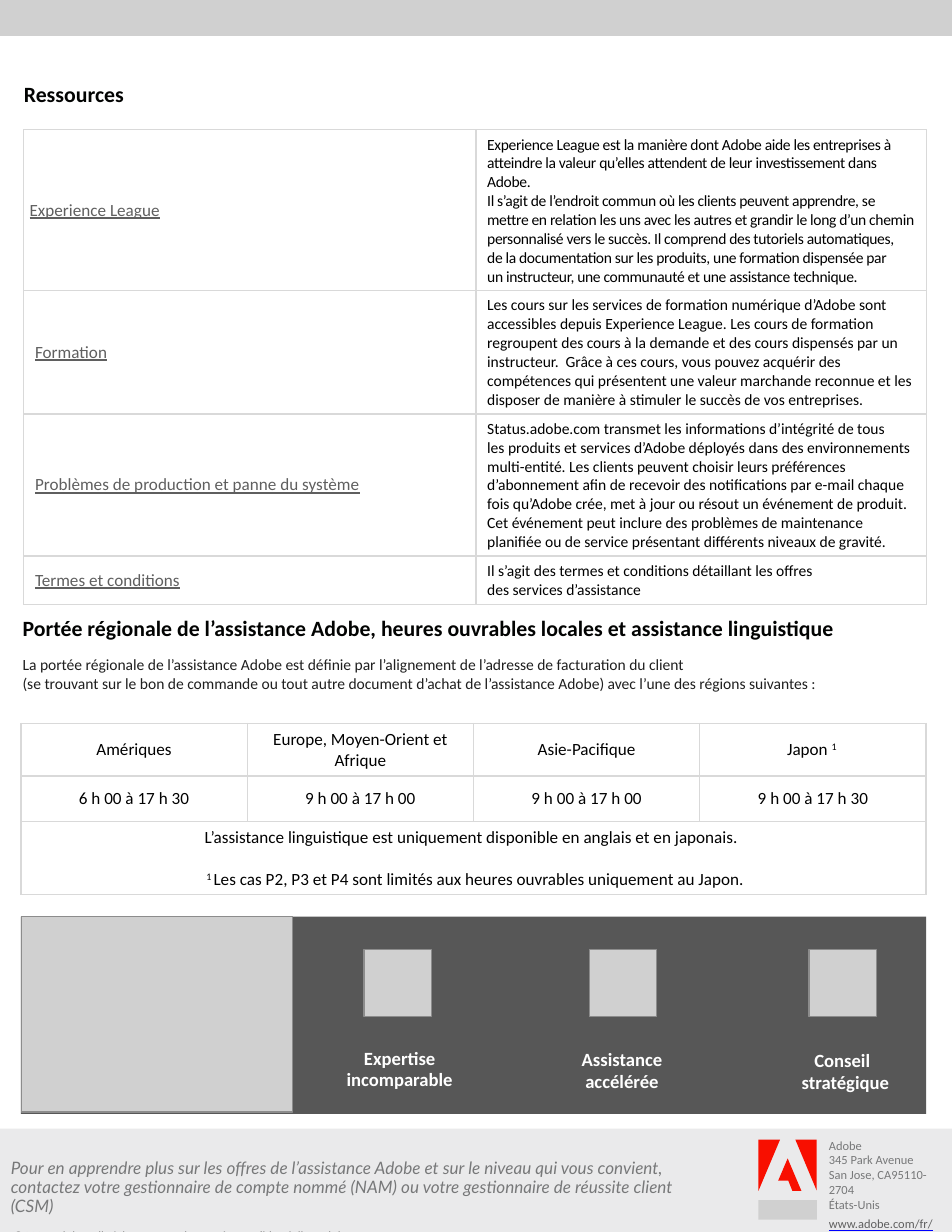
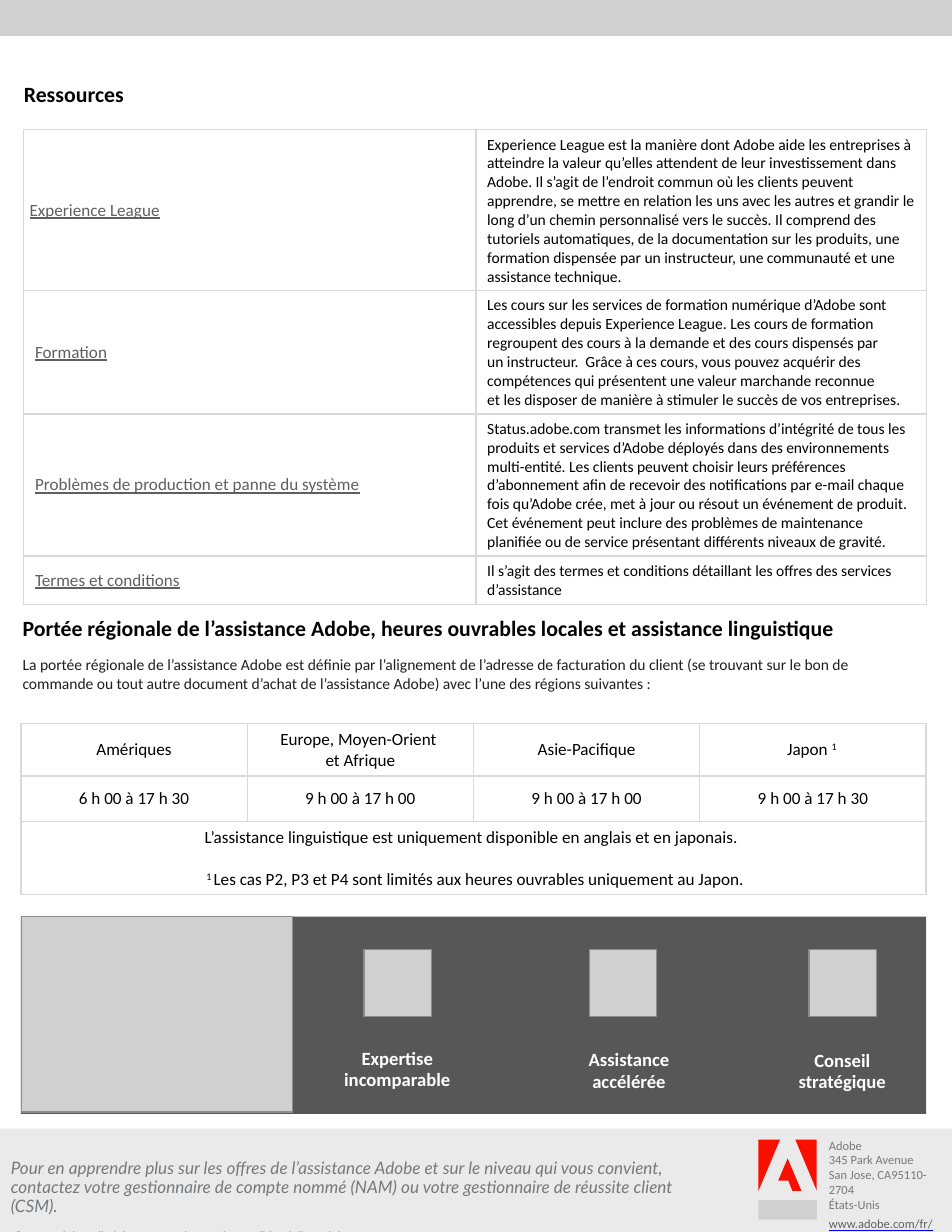
Before and after one commit to AdobeDocs/support-resources.fr-FR, a slide deck: slide 4 of help/data-sheets/assets/EliteSupportDatasheet.pptx. Drawn at 952x1232 pixels with LibreOffice and Linux fonts; fonts in the diff are those of the drawing; grey boxes stand for pictures. Boxes give left, top, right and bottom in pixels: in the first picture for what was removed or moved away, otherwise in the second. Text is boxed around its words. In the diff, an @@ line names an element or a change of style, - is before the commit and + after.

```diff
--- a/help/data-sheets/assets/EliteSupportDatasheet.pptx
+++ b/help/data-sheets/assets/EliteSupportDatasheet.pptx
@@ table at (24, 130, 926, 604) @@
@@ letter spacing -0.2 to 0 pt in "Experience League est la manière dont Adobe ..." @@
@@ text "Portée régionale de l’assistance Adobe, ..." rewrapped from (23, 620, 833, 692) to (23, 620, 848, 692) @@
@@ text "Assistance accélérée": place and size @@
-text "Assistance accélérée" at (582, 1053, 663, 1088)
+text "Assistance accélérée" at (589, 1053, 670, 1088)
@@ text "Conseil stratégique" at (799, 1054, 886, 1091): indent changed @@
@@ text at (11, 1161, 673, 1214): text changed @@
-Pour en apprendre plus sur les offres de l’assistance Adobe et sur le niveau qui vous convient, contactez votre gestionnaire de compte nommé (NAM) ou votre gestionnaire de réussite client (CSM)
+Pour en apprendre plus sur les offres de l’assistance Adobe et sur le niveau qui vous convient,
+contactez votre gestionnaire de compte nommé (NAM) ou votre gestionnaire de réussite client (CSM).
```
Also in this commit, not shown: 3 other slides changed, 8 other files.
